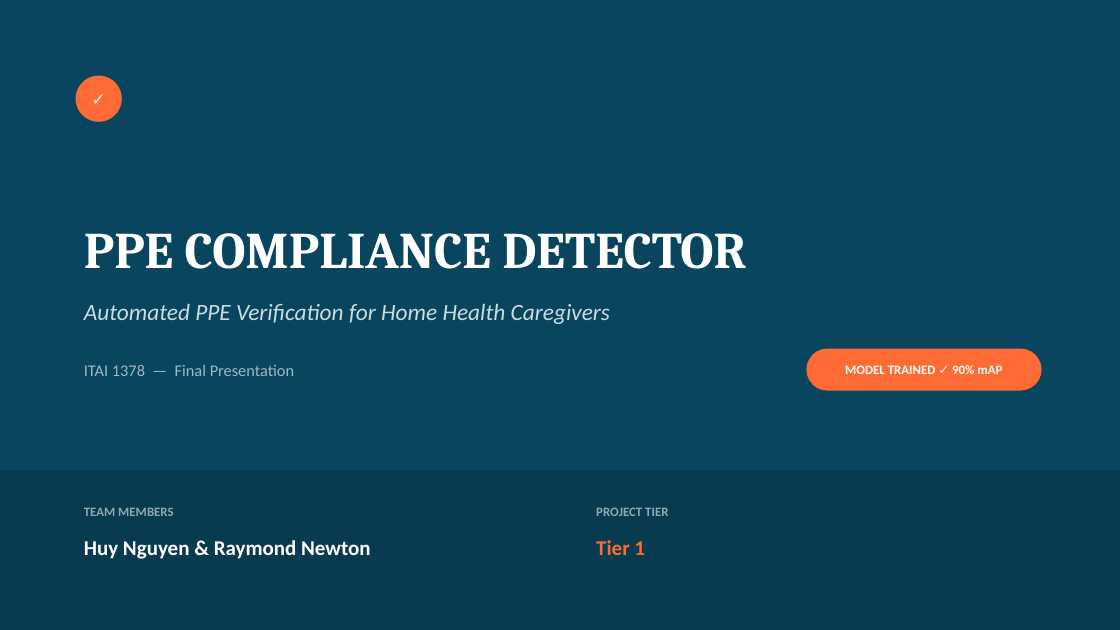
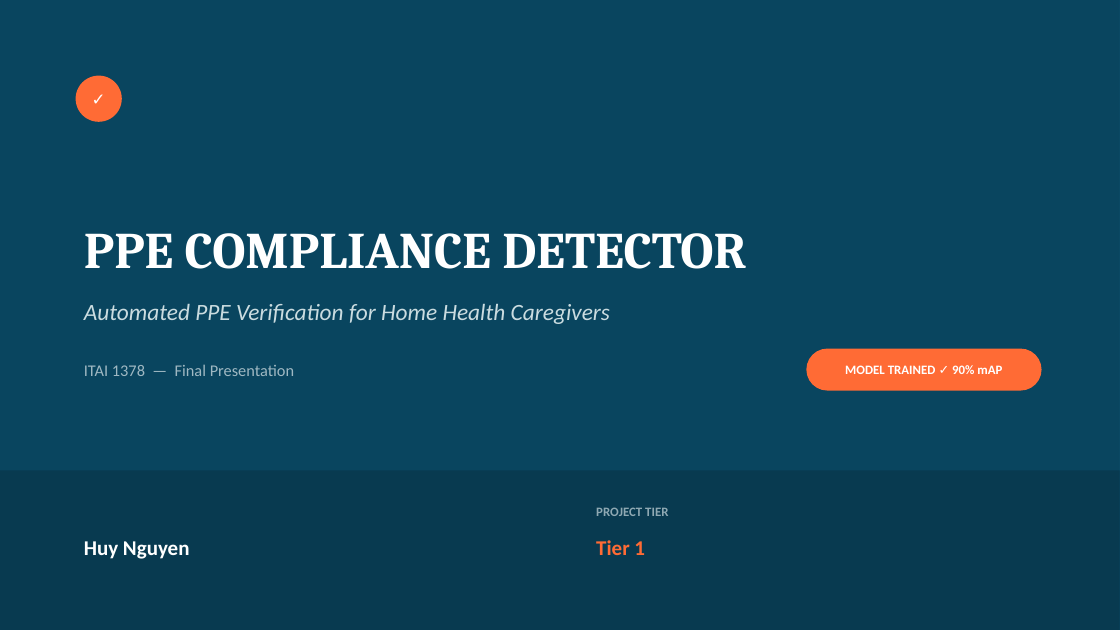
Before and after one commit to Huynguyen-175/ITAI1378_Midterm_PPEComplianceDetector, a slide deck: slide 1 of docs/presentation.pptx. Drawn at 1120x630 pixels with LibreOffice and Linux fonts; fonts in the diff are those of the drawing. Boxes give left, top, right and bottom in pixels: in the first picture for what was removed or moved away, otherwise in the second. Text is boxed around its words. In the diff, an @@ line names an element or a change of style, - is before the commit and + after.

```diff
--- a/docs/presentation.pptx
+++ b/docs/presentation.pptx
@@ text at (x1=84, y1=541, x2=190, y2=559): text changed @@
-TEAM MEMBERS
-Huy Nguyen & Raymond Newton
+Huy Nguyen
```
Also in this commit, not shown: 1 other slide changed, 1 other file.
